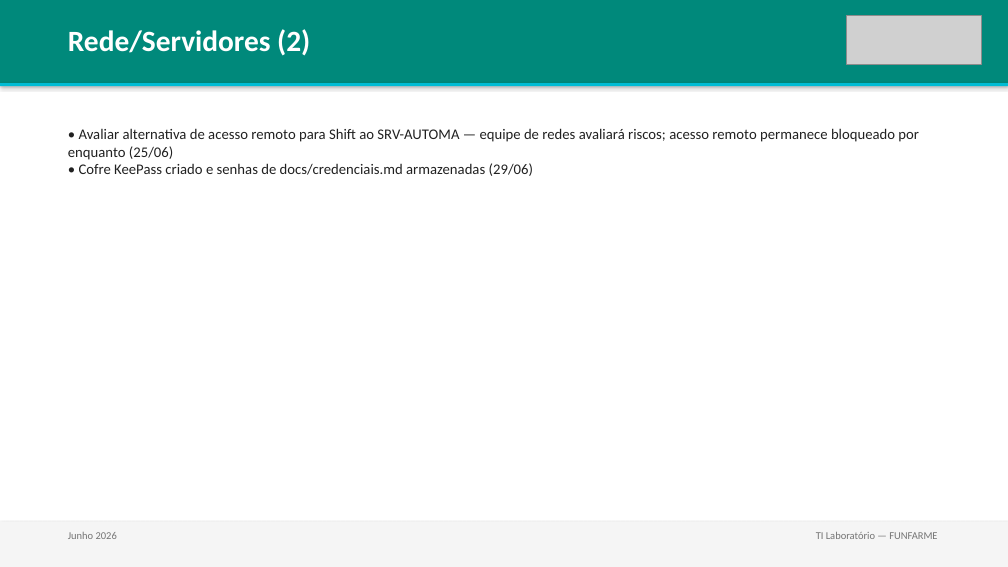
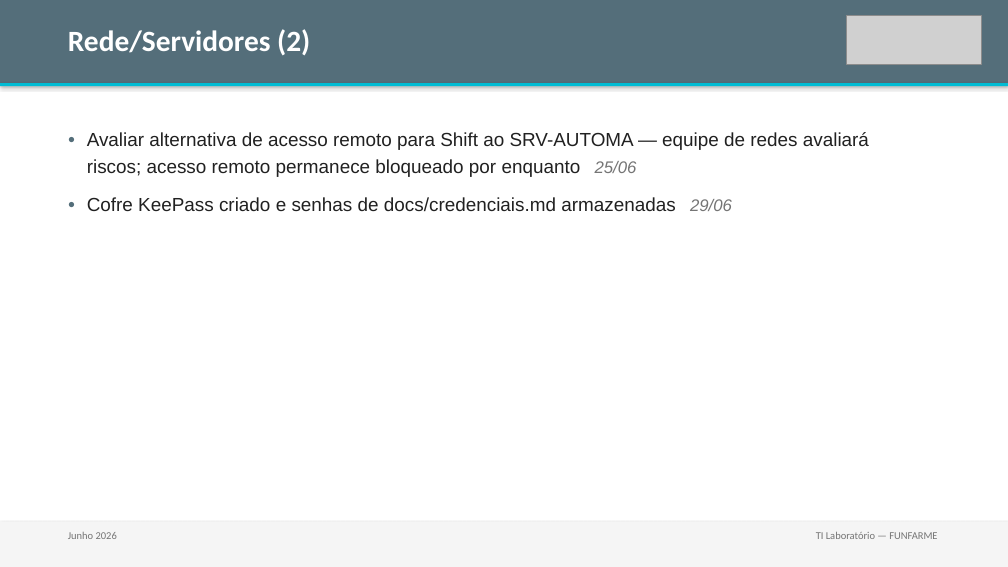
Before and after one commit to lab-central-hb/funfarme-kb, a slide deck: slide 5 of reports/2026-06_resumo-mensal.pptx. Drawn at 1008x567 pixels with LibreOffice and Linux fonts; fonts in the diff are those of the drawing; grey boxes stand for pictures. Boxes give left, top, right and bottom in pixels: in the first picture for what was removed or moved away, otherwise in the second. Text is boxed around its words. In the diff, an @@ line names an element or a change of style, - is before the commit and + after.

Commit message:
feat: melhora template do relatório mensal e documenta fluxo de máscaras
- gera-relatorio.py: gráficos nativos (barras/colunas) em vez de texto,
  cores por categoria, listas com marcadores reais, layout em 2 colunas
  para categorias com muitas tarefas, correção do bug que quebrava as
  logos ao clonar slides (relação de imagem não era recriada)
- remove slide de distribuição semanal do PPTX (não usado)
- portal: checklist do fluxo completo de criação de máscara e tabela
  de assinaturas de laboratórios de apoio (Hermes Pardini, DB, Fleury,
  Instituto Adolfo Lutz)
- regenera relatório de junho/2026 com o novo template

```diff
--- a/reports/2026-06_resumo-mensal.pptx
+++ b/reports/2026-06_resumo-mensal.pptx
@@ rectangle at bbox=[0, 0, 1008, 83]: fill #00897B to #546E7A @@
@@ text at bbox=[87, 132, 869, 212]: text changed; size 14 to 18 pt; font Calibri to Arial @@
-• Avaliar alternativa de acesso remoto para Shift ao SRV-AUTOMA — equipe de redes avaliará riscos; acesso remoto permanece bloqueado por enquanto (25/06)
-• Cofre KeePass criado e senhas de docs/credenciais.md armazenadas (29/06)
+● Avaliar alternativa de acesso remoto para Shift ao SRV-AUTOMA — equipe de redes avaliará riscos; acesso remoto permanece bloqueado por enquanto 25/06
+● Cofre KeePass criado e senhas de docs/credenciais.md armazenadas 29/06
```
Also in this commit, not shown: 8 other slides changed, 1 slide added, 1 slide removed, 5 other files.
